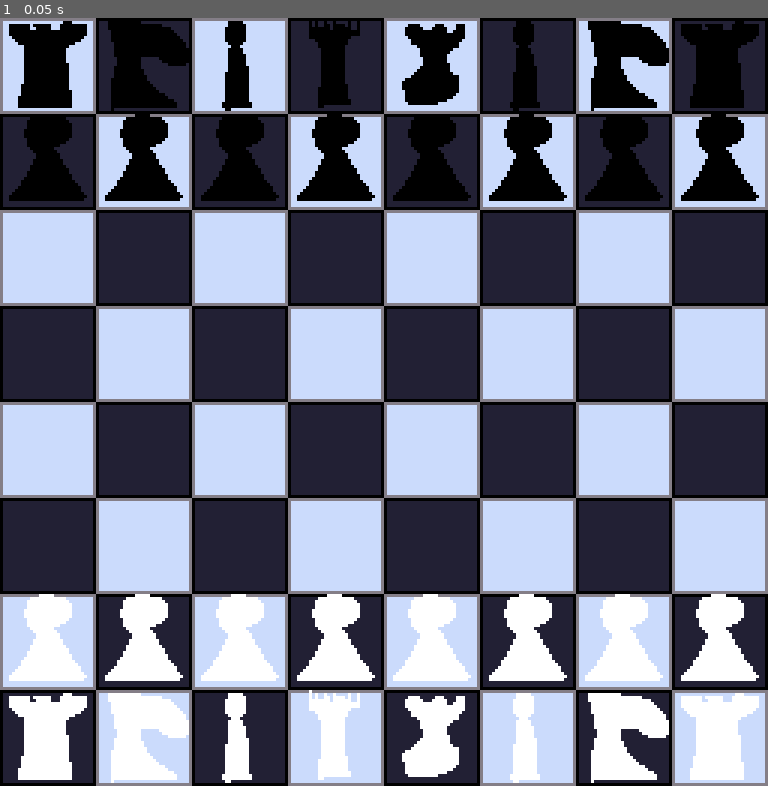
Above: before the commit, frame 1.
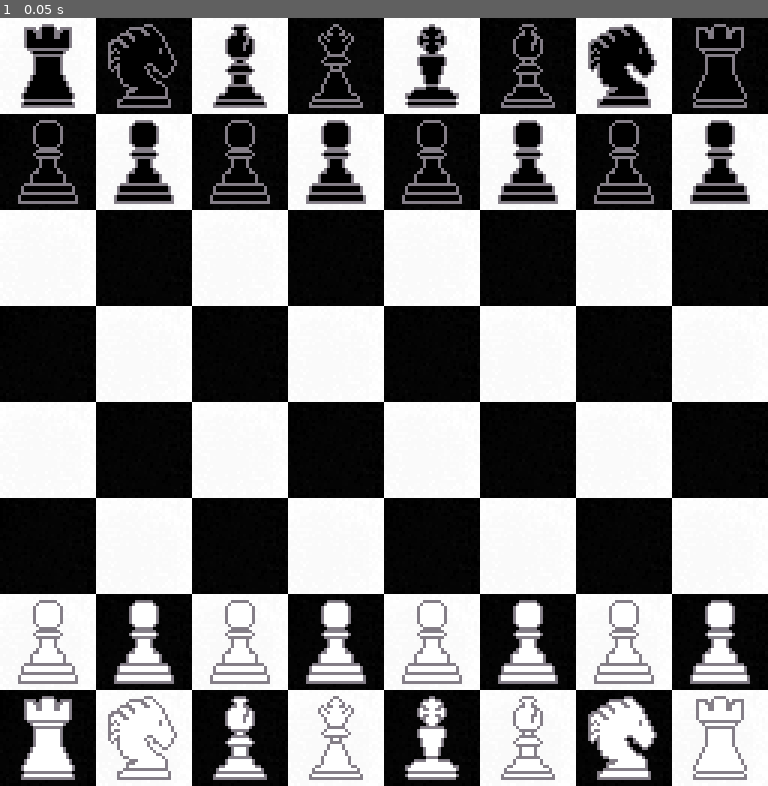
Above: after the commit, the same moment.

Repository: adam-bethell/gmtk-2022
Game: Godot game, scene res://Scenes/Game.tscn
The game is run twice, just before and just after one commit, with the same random seed, the same clock (stepped at 60 frames per second) and the same inputs.
Inputs:
- Up to frame 1 (0.05 s): no input

The runs differ from the first frame. In frame 1, 82% of the frame differs, in the area x 0-100%, y 0-100%.
Error before the commit: Parse Error: ':' expected at end of line. (res://Scripts/Board.gd:203)

Commit message:
Get check working and new art

Diff:
--- a/Scripts/Board.gd
+++ b/Scripts/Board.gd
@@ -36,8 +36,19 @@
 
 func show_actions(tile_name, map_pos):
 	$Highlights.clear_highlights()
+
+
 	$Highlights.show_roll(map_pos)
 
+	var data = get_actions(tile_name, map_pos)
+
+	assert (data != null)
+	for move in data["MOVE"]:
+		$Highlights.show_move(move)
+	for take in data["TAKE"]:
+		$Highlights.show_take(take)
+
+func get_actions(tile_name, map_pos):
 	var data = null
 	if tile_name.ends_with("Pawn"):
 		data = get_actions_pawn(map_pos)
@@ -52,11 +63,11 @@
 	elif tile_name.ends_with("King"):
 		data = get_actions_king(map_pos)
 
-	assert (data != null)
-	for move in data["MOVE"]:
-		$Highlights.show_move(move)
+	return data
 
 func get_actions_pawn(map_pos):
+	var pawn_tile = $Pieces.get_tileset().tile_get_name($Pieces.get_cellv(map_pos))
+
 	var data = {}
 	data["MOVE"] = []
 	data["TAKE"] = []
@@ -66,7 +77,7 @@
 		move = Vector2(0, 1)
 
 	if $Pieces.get_cellv(map_pos + move) == -1 and is_in_bounds(map_pos + move):
-		$Highlights.show_move(map_pos + move)
+		data["MOVE"].push_back(map_pos + move)
 
 	var takeA = Vector2(1, -1)
 	var takeB = Vector2(-1, -1)
@@ -78,10 +89,12 @@
 		var tile_id = $Pieces.get_cellv(map_pos + take)
 		if tile_id != -1:
 			var tile_name = $Pieces.get_tileset().tile_get_name(tile_id)
-			if (active_unit_prefix == "White" and tile_name.begins_with("Black")) or (active_unit_prefix == "Black" and tile_name.begins_with("White")):
-				$Highlights.show_take(map_pos + take)
-
-func show_actions_knight(map_pos):
+			if (pawn_tile.begins_with("White") and tile_name.begins_with("Black")) or (pawn_tile.begins_with("Black") and tile_name.begins_with("White")):
+				data["MOVE"].push_back(map_pos + take)
+
+	return data
+
+func get_actions_knight(map_pos):
 	var moves = [
 		Vector2(-1, -2),
 		Vector2(1, -2),
@@ -92,27 +105,27 @@
 		Vector2(-2, 1),
 		Vector2(-2, -1)
 	]
-	show_actions_set(map_pos, moves)
-
-func show_actions_rook(map_pos):
+	return get_actions_set(map_pos, moves)
+
+func get_actions_rook(map_pos):
 	var moves = [
 		Vector2(1, 0),
 		Vector2(0, 1),
 		Vector2(-1, 0),
 		Vector2(0, -1),
 	]
-	show_actions_lines(map_pos, moves)
-
-func show_actions_bishop(map_pos):
+	return get_actions_lines(map_pos, moves)
+
+func get_actions_bishop(map_pos):
 	var moves = [
 		Vector2(1, 1),
 		Vector2(1, -1),
 		Vector2(-1, -1),
 		Vector2(-1, 1),
 	]
-	show_actions_lines(map_pos, moves)
-
-func show_actions_queen(map_pos):
+	return get_actions_lines(map_pos, moves)
+
+func get_actions_queen(map_pos):
 	var moves = [
 		Vector2(1, 0),
 		Vector2(0, 1),
@@ -123,9 +136,9 @@
 		Vector2(-1, -1),
 		Vector2(-1, 1),
 	]
-	show_actions_lines(map_pos, moves)
-
-func show_actions_king(map_pos):
+	return get_actions_lines(map_pos, moves)
+
+func get_actions_king(map_pos):
 	var moves = [
 		Vector2(1, 0),
 		Vector2(0, 1),
@@ -136,9 +149,15 @@
 		Vector2(-1, -1),
 		Vector2(-1, 1),
 	]
-	show_actions_set(map_pos, moves)
-
-func show_actions_lines(map_pos, moves):
+	return get_actions_set(map_pos, moves)
+
+func get_actions_lines(map_pos, moves):
+	var unit_tile = $Pieces.get_tileset().tile_get_name($Pieces.get_cellv(map_pos))
+
+	var data = {}
+	data["MOVE"] = []
+	data["TAKE"] = []
+
 	for move in moves:
 		var temp_pos = map_pos
 
@@ -146,23 +165,33 @@
 		while is_in_bounds(temp_pos):
 			var tile_id = $Pieces.get_cellv(temp_pos)
 			if tile_id == -1:
-				$Highlights.show_move(temp_pos)
+				data["MOVE"].push_back(temp_pos)
 			else:
 				var tile_name = $Pieces.get_tileset().tile_get_name(tile_id)
-				if (active_unit_prefix == "White" and tile_name.begins_with("Black")) or (active_unit_prefix == "Black" and tile_name.begins_with("White")):
-					$Highlights.show_take(temp_pos)
+				if (unit_tile.begins_with("White") and tile_name.begins_with("Black")) or (unit_tile.begins_with("Black") and tile_name.begins_with("White")):
+					data["TAKE"].push_back(temp_pos)
 				break
 			temp_pos += move
 
-func show_actions_set(map_pos, moves):
+	return data
+
+func get_actions_set(map_pos, moves):
+	var unit_tile = $Pieces.get_tileset().tile_get_name($Pieces.get_cellv(map_pos))
+
+	var data = {}
+	data["MOVE"] = []
+	data["TAKE"] = []
+
 	for move in moves:
 		var tile_id = $Pieces.get_cellv(map_pos + move)
 		if tile_id == -1 and (map_pos + move):
-			$Highlights.show_move(map_pos + move)
+			data["MOVE"].push_back(map_pos + move)
 		elif tile_id != -1:
 			var tile_name = $Pieces.get_tileset().tile_get_name(tile_id)
-			if (active_unit_prefix == "White" and tile_name.begins_with("Black")) or (active_unit_prefix == "Black" and tile_name.begins_with("White")):
-				$Highlights.show_take(map_pos + move)
+			if (unit_tile.begins_with("White") and tile_name.begins_with("Black")) or (unit_tile.begins_with("Black") and tile_name.begins_with("White")):
+				data["TAKE"].push_back(map_pos + move)
+
+	return data
 
 func take_action (map_pos):
 	var tile_id = $Highlights.get_cellv(map_pos)
@@ -200,4 +229,50 @@
 
 	return data
 
-func get_checked_kings()
+func is_player_in_check(player):
+	var kings = get_checked_kings()
+	for king in kings:
+		var tile_id = $Pieces.get_cellv(king)
+		var tile_name = $Pieces.get_tileset().tile_get_name(tile_id)
+		if tile_name.begins_with(player):
+			return true
+	return false
+
+func get_checked_kings():
+	var kings_in_check = []
+
+	var white_kings = []
+	var black_kings = []
+
+	for x in range(8):
+		for y in range(8):
+			var tile_id = $Pieces.get_cell(x, y)
+			if tile_id != -1:
+				var tile_name = $Pieces.get_tileset().tile_get_name(tile_id)
+				if tile_name == "White King":
+					white_kings.push_back(Vector2(x, y))
+				elif tile_name == "Black King":
+					black_kings.push_back(Vector2(x, y))
+
+	for king in white_kings:
+		if is_king_checked(king, "White"):
+			kings_in_check.push_back(king)
+	for king in black_kings:
+		if is_king_checked(king, "Black"):
+			kings_in_check.push_back(king)
+
+	return kings_in_check
+
+func is_king_checked(king, player):
+	for x in range(8):
+		for y in range(8):
+			var map_pos = Vector2(x, y)
+			var tile_id = $Pieces.get_cellv(map_pos)
+			if tile_id != -1:
+				var tile_name = $Pieces.get_tileset().tile_get_name(tile_id)
+				if not tile_name.begins_with(player):
+					var data = get_actions(tile_name, map_pos)
+					for take in data["TAKE"]:
+						if take == king:
+							return true
+	return false
--- a/Scripts/GameController.gd
+++ b/Scripts/GameController.gd
@@ -1,41 +1,31 @@
 extends Node2D
 
-enum {WHITE, BLACK}
-
-var current_player = WHITE
-var in_check = false
+var current_player = "White"
 
 func _ready():
 	$Board.connect("turn_complete", self, "_turn_complete")
-	board_set_active_player()
+	$Board.set_active_unit_prefix(current_player)
 
 func _turn_complete():
-	var result = check_check()
-	if result == null:
-		swap_player()
-		board_set_active_player()
-	else:
-		pass
+	if $Board.is_player_in_check(current_player):
+		# You lose if you're in check at the end of your turn
+		game_over()
+		return
+
+	if check_winner_ko() == current_player:
+		winner()
+		return
+
+	swap_player()
+	if $Board.is_player_in_check(current_player):
+		print(current_player + " in check")
+	$Board.set_active_unit_prefix(current_player)
 
 func swap_player():
-	if current_player == WHITE:
-		current_player = BLACK
+	if current_player == "White":
+		current_player = "Black"
 	else:
-		current_player = WHITE
-
-func board_set_active_player():
-	if current_player == WHITE:
-		$Board.set_active_unit_prefix("White")
-	else:
-		$Board.set_active_unit_prefix("Black")
-
-func check_check():
-	var data = $Board.get_checked_kings()
-
-func check_winner():
-	var result = check_winner_ko()
-	if result != null:
-		return result
+		current_player = "White"
 
 func check_winner_ko():
 	var data = $Board.get_pieces_count()
@@ -45,3 +35,11 @@
 		return "White"
 
 	return null
+
+func game_over():
+	swap_player()
+	winner()
+
+func winner():
+	$Board.set_active_unit_prefix("VOID")
+	print(current_player + " Wins!")
Binary file changed: Sprites/dev_sheet.png
